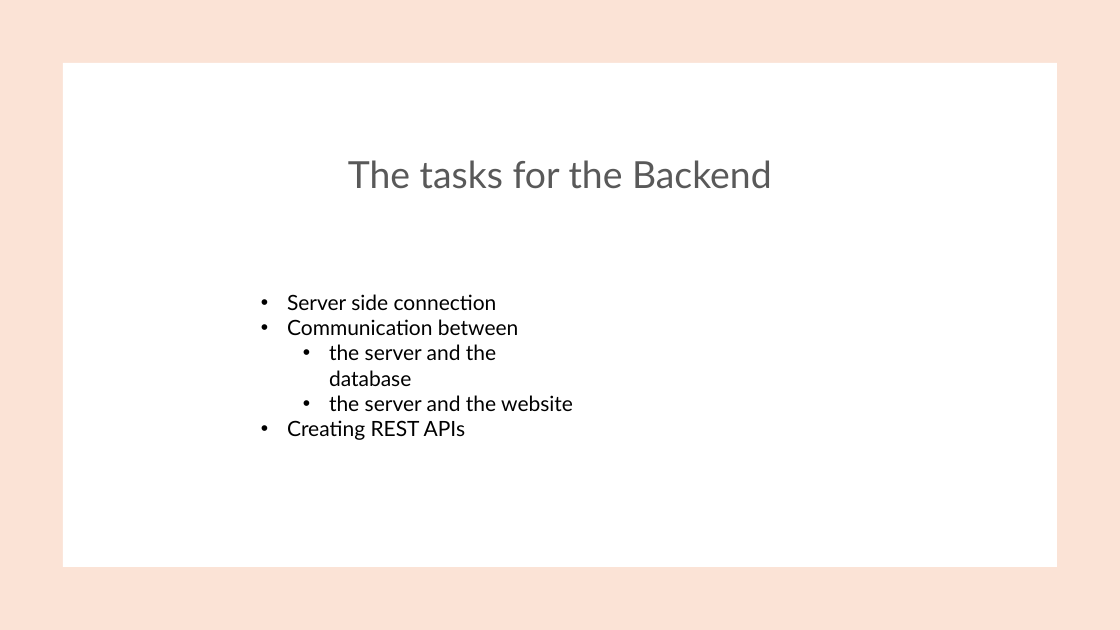
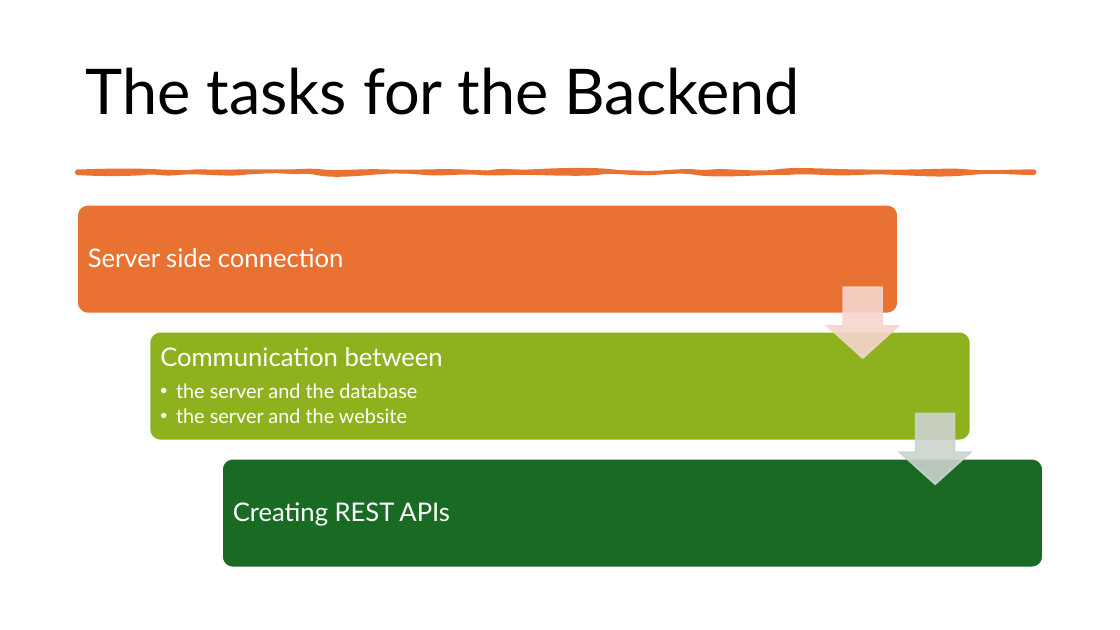
Before and after one commit to TudosLevente/ProjectWork, a slide deck: slide 3 of Docx/Projekt dokumentációk/FoodHub.pptx. Drawn at 1120x630 pixels with LibreOffice and Linux fonts; fonts in the diff are those of the drawing. Boxes give left, top, right and bottom in pixels: in the first picture for what was removed or moved away, otherwise in the second. Text is boxed around its words. In the diff, an @@ line names an element or a change of style, - is before the commit and + after.

```diff
--- a/Docx/Projekt dokumentációk/FoodHub.pptx
+++ b/Docx/Projekt dokumentációk/FoodHub.pptx
@@ rectangle removed at [0, 0, 1120, 630] @@
@@ title "The tasks for the Backend": place and size @@
-title "The tasks for the Backend" at [348, 160, 772, 189]
+title "The tasks for the Backend" at [85, 67, 800, 115]
@@ title "The tasks for the Backend" at [85, 67, 800, 115]: size 32 to 54 pt, text colour #595959 to #000000; alignment centre to left; vertical alignment bottom to middle @@
@@ rectangle removed at [63, 63, 1057, 567] @@
@@ freeform shape added at [77, 171, 1035, 173], fill #E97132, outline #E97132 3.25 pt @@
@@ text at [287, 294, 497, 310]: paragraph removed @@
-• Server side connection
@@ text "Communication between": place and size @@
-text "Communication between" at [287, 294, 573, 440]
+text "Communication between" at [160, 347, 443, 423]
@@ text "Communication between" at [160, 347, 443, 423]: size 18 to 22 pt in "Communication between"; text colour #000000 to #FFFFFF; size 18 to 17 pt in "the server and the database", "the server and the website"; bullet • to none; line spacing 1 to 0.9; more space between paragraphs; indent changed; vertical alignment top to middle @@
@@ group added at [77, 205, 1044, 568]: 3 rounded rectangles, 2 texts, 2 down arrows @@
+Server side connection
+Creating REST APIs
@@ text at [287, 420, 465, 440]: paragraph removed @@
-• Creating REST APIs
```
Also in this commit, not shown: 5 other slides changed, 2 other files.
